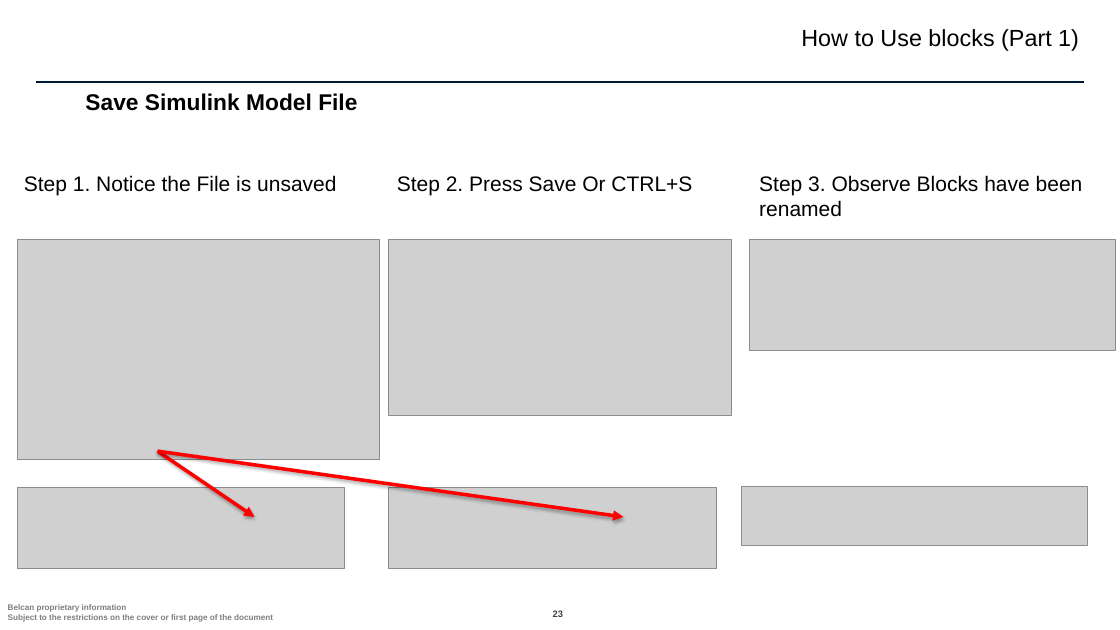
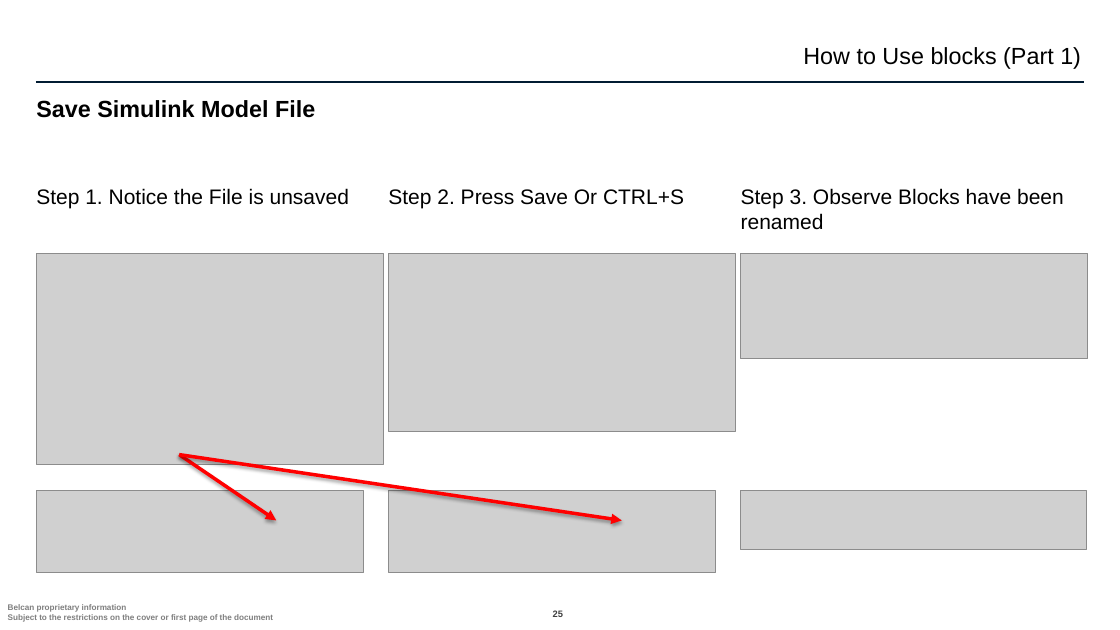
Before and after one commit to ntylerbelcan/aviation-controls-simulink-training-Belcan, a slide deck: slide 25 of ch01/Chapter 1 - Belcan.pptx (slide 23 before the commit). Drawn at 1120x630 pixels with LibreOffice and Linux fonts; fonts in the diff are those of the drawing; grey boxes stand for pictures; background and template pictures are left out. Boxes give left, top, right and bottom in pixels: in the first picture for what was removed or moved away, otherwise in the second. Text is boxed around its words. In the diff, an @@ line names an element or a change of style, - is before the commit and + after.

```diff
--- a/ch01/Chapter 1 - Belcan.pptx
+++ b/ch01/Chapter 1 - Belcan.pptx
@@ text "How to Use blocks (Part ...": place and size @@
-text "How to Use blocks (Part ..." at bbox=[801, 29, 1079, 51]
+text "How to Use blocks (Part ..." at bbox=[803, 47, 1081, 69]
@@ title "Save Simulink Model File": place and size @@
-title "Save Simulink Model File" at bbox=[85, 93, 357, 111]
+title "Save Simulink Model File" at bbox=[36, 100, 315, 118]
@@ title "Save Simulink Model File" at bbox=[36, 100, 315, 118]: size 19.5 to 20 pt @@
@@ more space between paragraphs in 3 elements at bbox=[741, 188, 1064, 230], bbox=[388, 189, 684, 208], bbox=[36, 188, 349, 208] @@
@@ text "Step 1. Notice the File ...": place and size @@
-text "Step 1. Notice the File ..." at bbox=[24, 175, 336, 195]
+text "Step 1. Notice the File ..." at bbox=[36, 188, 349, 208]
@@ text "Step 2. Press Save Or ...": place and size @@
-text "Step 2. Press Save Or ..." at bbox=[397, 176, 692, 195]
+text "Step 2. Press Save Or ..." at bbox=[388, 189, 684, 208]
@@ text "Step 3. Observe Blocks have ...": place and size @@
-text "Step 3. Observe Blocks have ..." at bbox=[759, 175, 1083, 217]
+text "Step 3. Observe Blocks have ..." at bbox=[741, 188, 1064, 230]
@@ picture: place and size @@
-picture at bbox=[18, 239, 380, 460]
+picture at bbox=[36, 254, 383, 465]
@@ picture: place and size @@
-picture at bbox=[389, 239, 732, 415]
+picture at bbox=[388, 254, 735, 431]
@@ picture: place and size @@
-picture at bbox=[750, 239, 1116, 350]
+picture at bbox=[741, 254, 1088, 359]
@@ arrow moved from (158, 451) - (255, 517) to (179, 455) - (276, 521) @@
@@ arrow moved from (158, 451) - (623, 517) to (179, 455) - (622, 521) @@
@@ picture: place and size @@
-picture at bbox=[18, 487, 345, 569]
+picture at bbox=[36, 491, 364, 572]
@@ picture: place and size @@
-picture at bbox=[389, 487, 717, 569]
+picture at bbox=[388, 491, 716, 572]
@@ picture: place and size @@
-picture at bbox=[742, 487, 1088, 546]
+picture at bbox=[741, 491, 1087, 549]
@@ page number at bbox=[553, 610, 563, 617]: text changed @@
-23
+25
```
Also in this commit, not shown: 46 other slides changed, 3 slides added.
